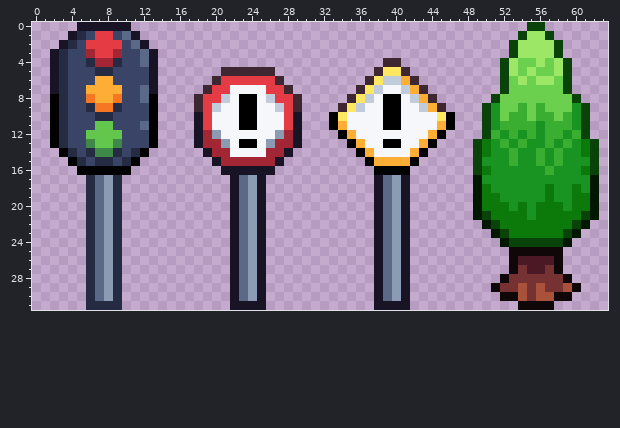
File history of a pixel-art sprite, Assets/Textures/tall_props.png. That is the earlier state.
The file is 64x32 pixels. Colours within 5 levels of each other are drawn and written as one.
And afterwards:
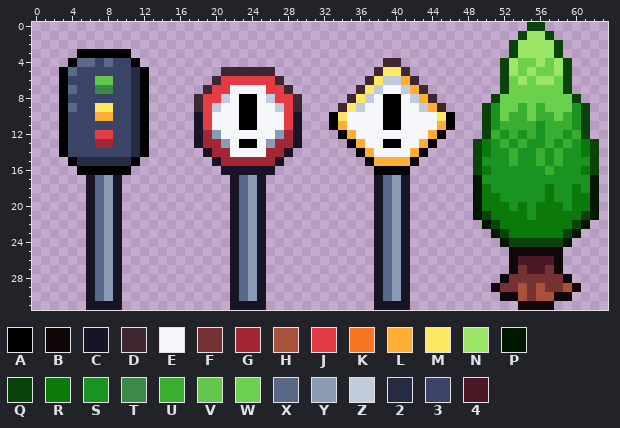
Palette (. is transparent): A #000000  B #100709  C #181425  D #3e2731  E #f5f7fa  F #763232  G #a22633  H #a9513a  J #e43b44  K #f77622  L #feae34  M #fee761  N #9de766  P #001800  Q #0a430a  R #0c790b  S #199322  T #3e8948  U #3aae31  V #63c74d  W #6cd04f  X #5a6988  Y #8b9bb4  Z #c0cbdc  2 #262b44  3 #3a4466  4 #4b1826
Difference:
y 0: x 5..10 CCCCCC -> ......
y 1: x 4..11 C23JJ3XC -> ........
y 2: x 3..12 C23JJJJ3XC -> ..........
y 3: x 2..13 C233GJJG33XC -> ...AAAAAA...
y 4: x 2..9 C2332GG2 -> ..AXX3X3; x 11..13 3XC -> A..
y 5: x 2..4 C23 -> .AX; x 7..8 22 -> 33; x 11..13 33C -> 2A.
y 6: x 2..3 C2 -> .A; x 7..8 LL -> VV; x 11..13 33C -> 2A.
y 7: x 2..4 C23 -> .AX; x 6..9 LLLL -> 3TT3; x 11..13 3XC -> 2A.
y 8: x 2..3 A2 -> .A; x 6..9 KLLK -> 3333; x 11..13 3XA -> 2A.
y 9: x 2..4 A23 -> .AX; x 6..9 2KK2 -> 3MM3; x 11..13 33A -> 2A.
y 10: x 2..3 A2 -> .A; x 7..8 22 -> LL; x 11..13 33A -> 2A.
y 11: x 2..3 A2 -> .A; x 7..8 VV -> 33; x 11..13 3XA -> 2A.
y 12: x 2..3 A2 -> .A; x 6..9 VVVV -> 3JJ3; x 11..13 33A -> 2A.
y 13: x 2..3 A2 -> .A; x 6..9 TVVT -> 3GG3; x 11..13 33A -> 2A.
y 14: x 4 2 -> 3; x 6..9 2TT2 -> 3333
y 15: x 6 3 -> 2; x 9 3 -> 2
y 17..30: x 6 2 -> C; x 9 2 -> C
y 31: x 6..9 2222 -> CCCC
